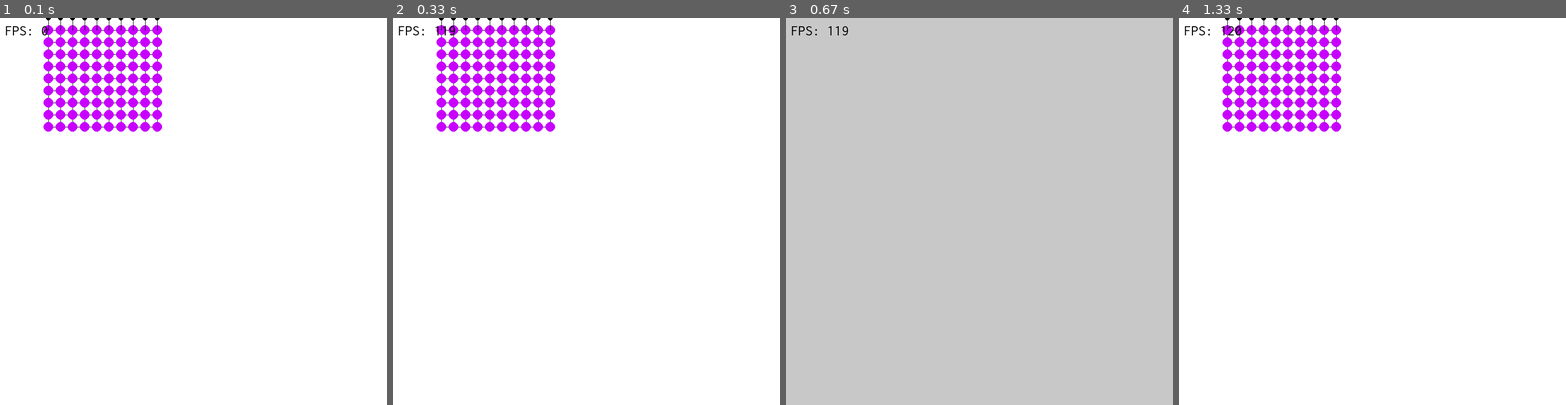
Above: before the commit, frames 1-4 (left to right).
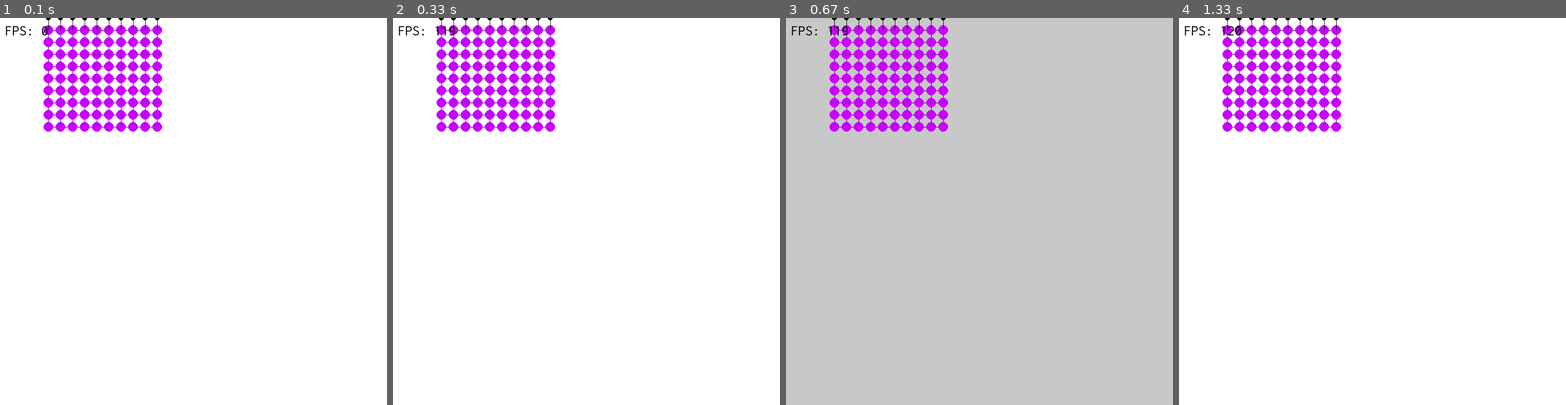
Above: after the commit, the same moments.

Repository: branrickman/cloth_simulation_pygame_pymunk
Game: pygame game, started from src/main.py
Two runs of this game, one before a commit and one after it. Both use one fixed random seed, a clock stepped at 60 frames per second and the inputs below.
Inputs:
- Up to frame 1 (0.1 s): no input
- Up to frame 2 (0.33 s): no input
- Up to frame 3 (0.67 s): tap Space at 0.33 s
- Up to frame 4 (1.33 s): tap Space at 0.67 s; hold D from 1 s (still down)

Frames 1-2 are identical in both runs. In frame 3, 4.5% of the frame differs, in the area x 11-42%, y 0-30%; in frame 4, nothing differs.

Commit message:
Updates README to include controls

Diff:
--- a/src/main.py
+++ b/src/main.py
@@ -205,9 +205,9 @@
         if show_FPS:
             print_fps()
 
-
     else:
         screen.fill(GREY)
+        test_net.draw()
 
         if show_FPS:
             print_fps()
Not shown, changed: README.md
